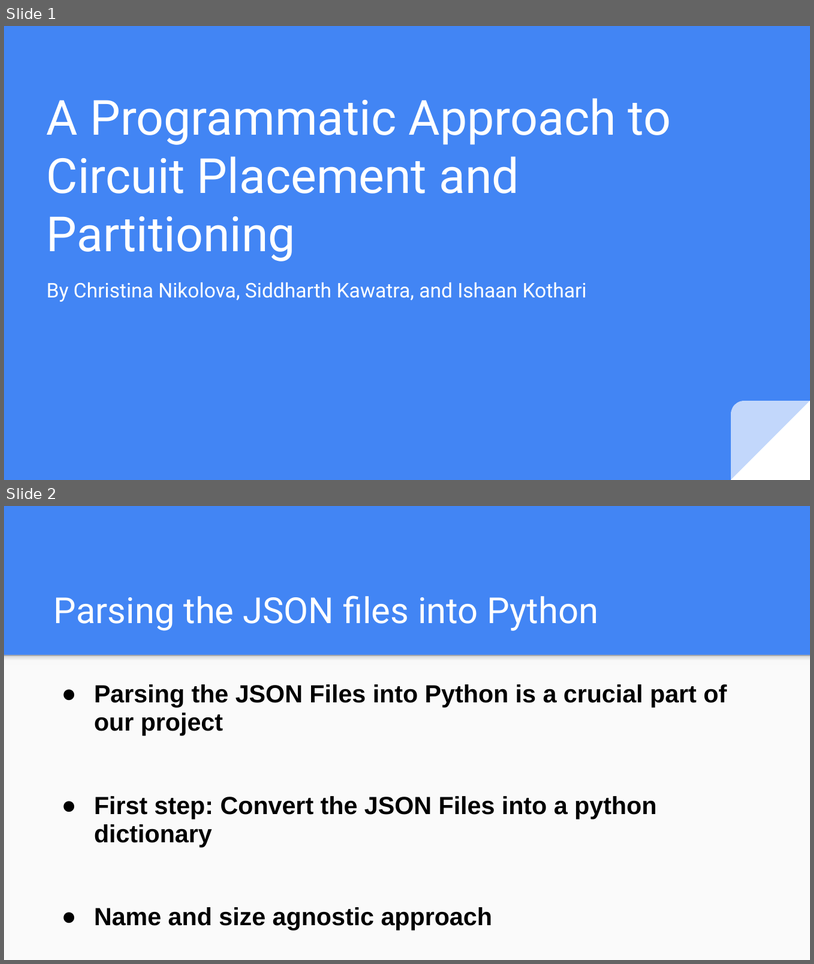
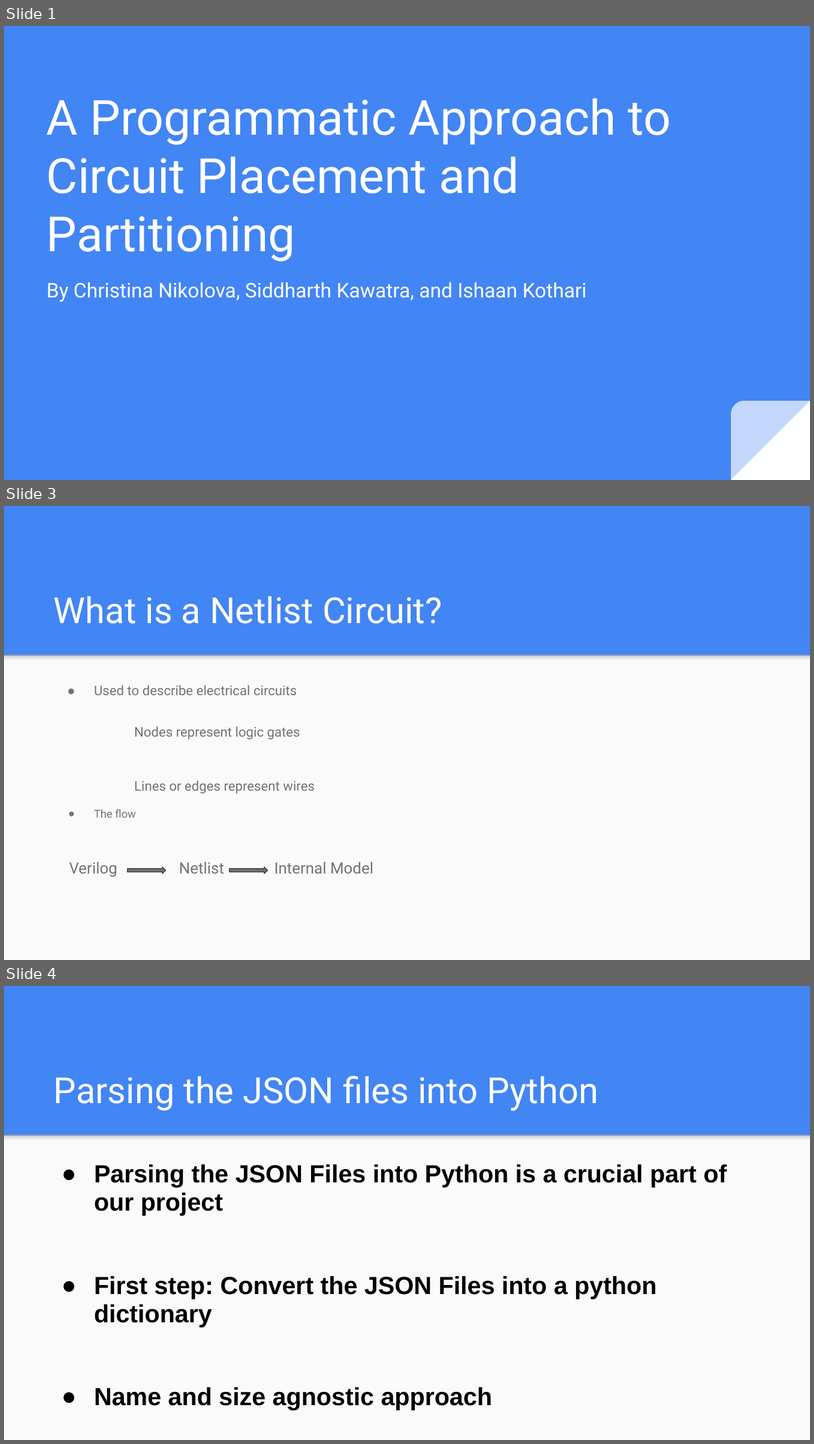
Before and after one commit to shanmathig/stemgtri2022, a slide deck: Cipher.pptx. Shown one above the other, each under a label of ours: slides 1 and 2 before the commit, slides 1, 3 and 4 after it; the slides between them are not shown. The pictures are 814x964 and 814x1444 pixels, drawn with LibreOffice and Linux fonts; fonts in the diff are those of the drawing. Boxes give left, top, right and bottom in pixels: in the first picture for what was removed or moved away, otherwise in the second. Text is boxed around its words. In the diff, an @@ line names an element or a change of style, - is before the commit and + after.

```diff
--- a/Cipher.pptx
+++ b/Cipher.pptx
@@ slide 3 added at (4, 506, 810, 960), background #4285F4; not listed: 2 template elements that a slide beside it also shows @@
@@ title added at (54, 596, 443, 624), 32 pt, text #FFFFFF @@
+What is a Netlist Circuit?
@@ text added at (69, 685, 374, 877), 11.9 pt, text #737373 @@
+● Used to describe electrical circuits
+Nodes represent logic gates
+Lines or edges represent wires
+● The flow
+Verilog Netlist Internal Model
@@ right arrow added at (128, 867, 165, 873), fill #737373, outline #424242 0.75 pt @@
@@ right arrow added at (230, 867, 267, 873), fill #737373, outline #424242 0.75 pt @@
@@ what was slide 2 is now slide 4 @@
```
Also in this commit, not shown: 3 slides changed, 3 other slides added.
